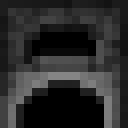
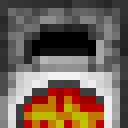
Layered file, before and after one edit (128x128). Changes by layer:
showed "Layer 8" over <box>0,0,128,128</box>
hid "Layer 3" over <box>0,0,128,128</box>
